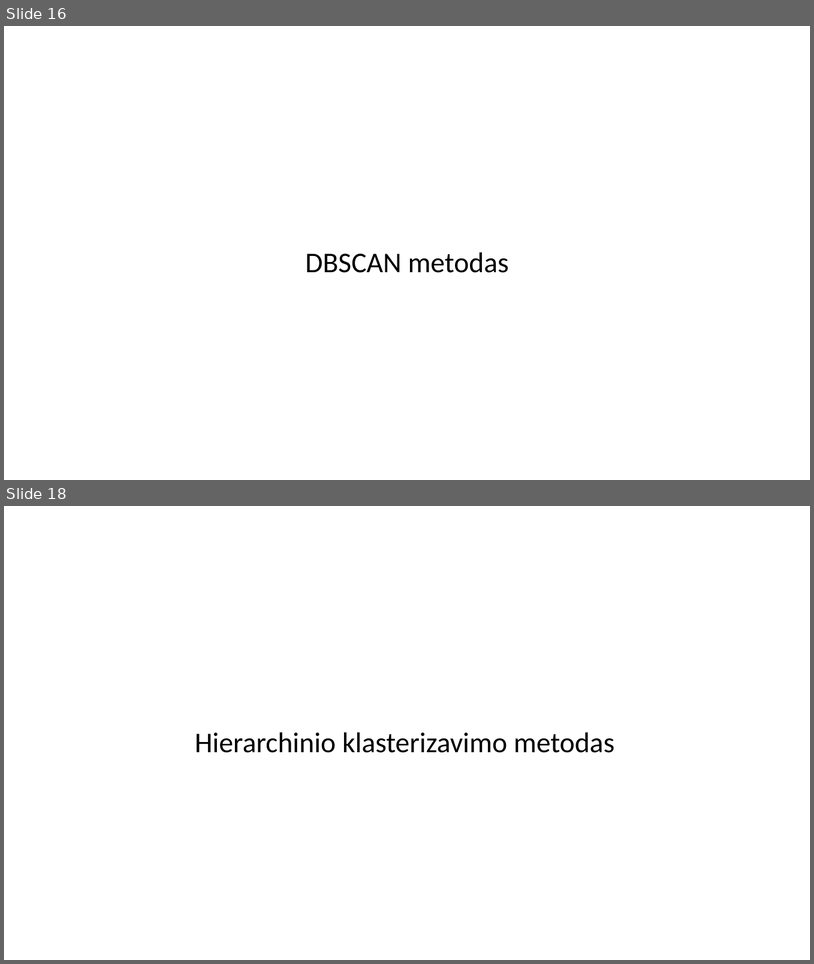
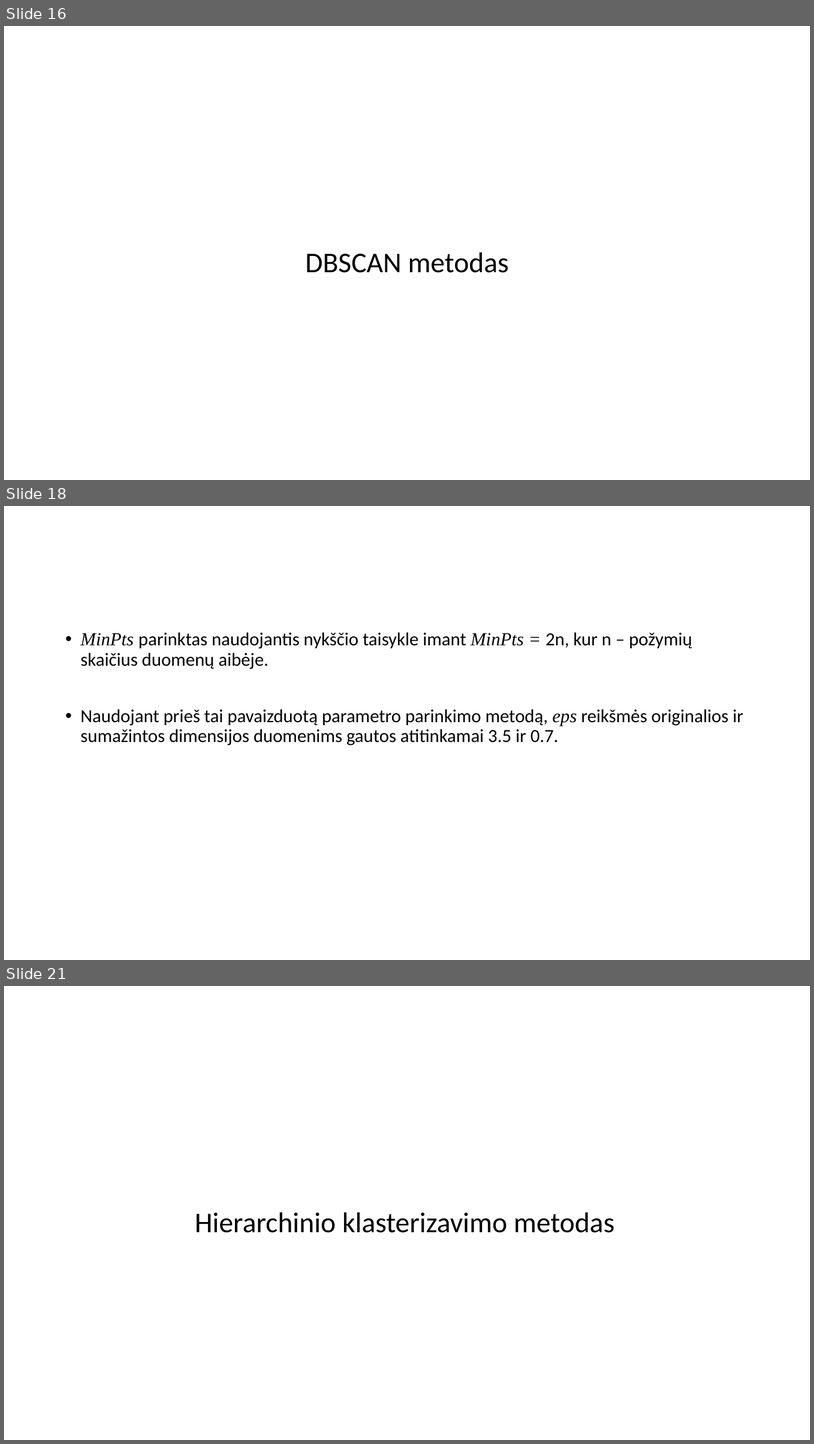
Before and after one commit to dovmar/PDVS, a slide deck: Lab_3/Pristatymas.pptx. Shown one above the other, each under a label of ours: slides 16 and 18 before the commit, slides 16, 18 and 21 after it; the slides between them are not shown. The pictures are 814x964 and 814x1444 pixels, drawn with LibreOffice and Linux fonts; fonts in the diff are those of the drawing. Boxes give left, top, right and bottom in pixels: in the first picture for what was removed or moved away, otherwise in the second. Text is boxed around its words. In the diff, an @@ line names an element or a change of style, - is before the commit and + after.

```diff
--- a/Lab_3/Pristatymas.pptx
+++ b/Lab_3/Pristatymas.pptx
@@ slide 18 added at bbox=[4, 506, 810, 960], background #FFFFFF @@
@@ text added at bbox=[81, 632, 744, 745], 22 pt, text #000000 @@
+• MinPts parinktas naudojantis nykščio taisykle imant MinPts = 2n, kur n – požymių skaičius duomenų aibėje.
+• Naudojant prieš tai pavaizduotą parametro parinkimo metodą, eps reikšmės originalios ir sumažintos dimensijos duomenims gautos atitinkamai 3.5 ir 0.7.
@@ what was slide 18 is now slide 21 @@
```
Also in this commit, not shown: 1 slide changed, 8 other slides added, 3 slides removed, 5 other files.
